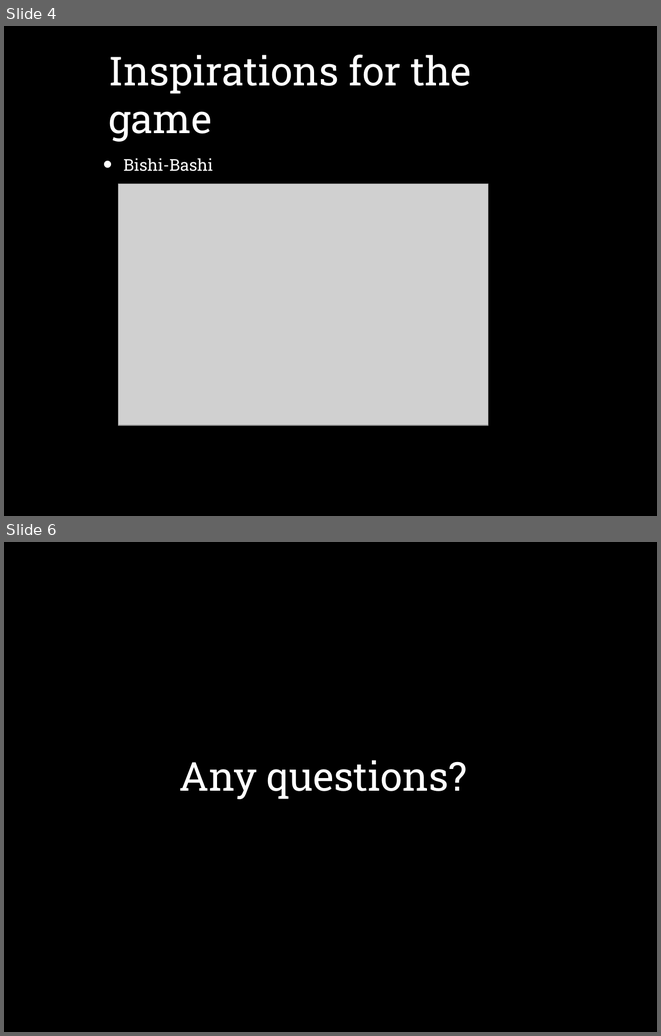
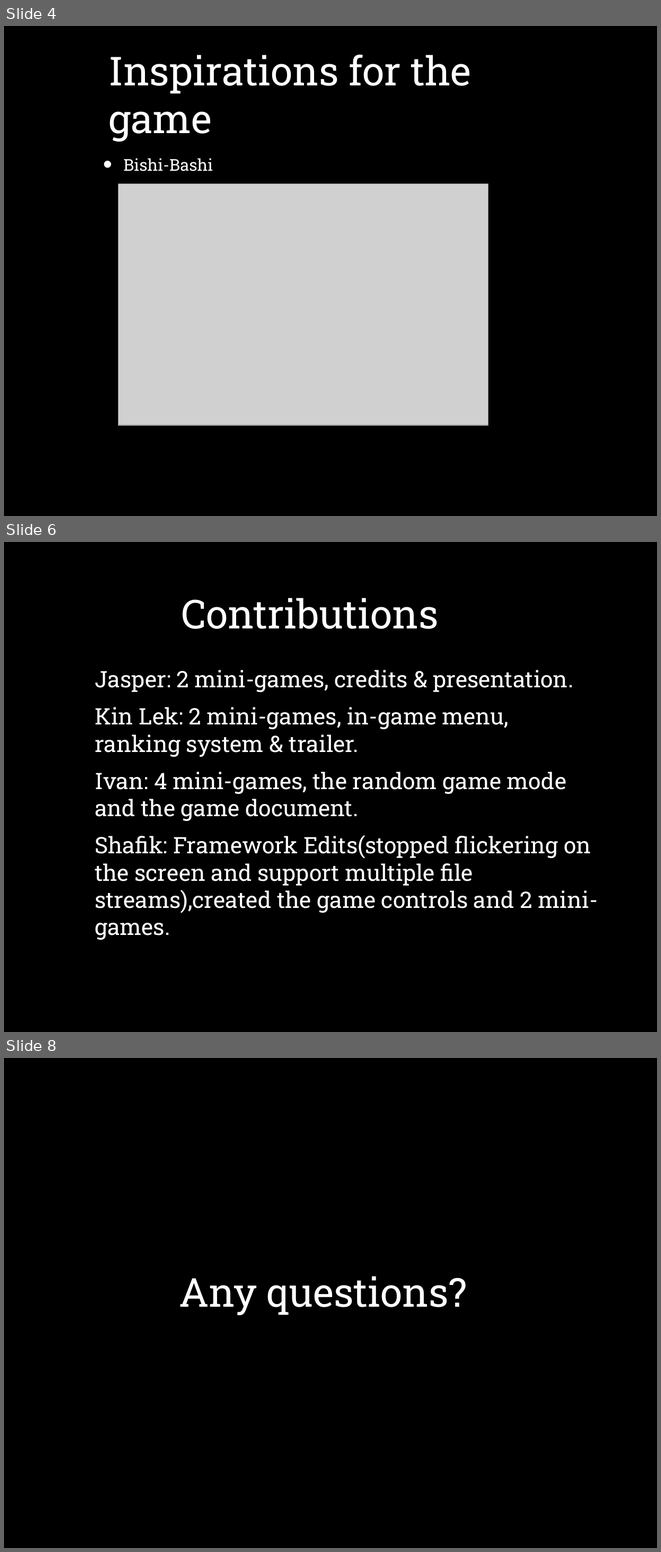
Before and after one commit to uncannycannary/SP1Framework, a slide deck: Button Mash Master.pptx. Shown one above the other, each under a label of ours: slides 4 and 6 before the commit, slides 4, 6 and 8 after it; the slides between them are not shown. The pictures are 661x1036 and 661x1552 pixels, drawn with LibreOffice and Linux fonts; fonts in the diff are those of the drawing; grey boxes stand for pictures; background and template pictures are left out. Boxes give left, top, right and bottom in pixels: in the first picture for what was removed or moved away, otherwise in the second. Text is boxed around its words. In the diff, an @@ line names an element or a change of style, - is before the commit and + after.

Commit message:
Document edits and Gantt chart

```diff
--- a/Button Mash Master.pptx
+++ b/Button Mash Master.pptx
@@ slide 6 added at [4,542,657,1032], background picture (left out); not listed: 4 template elements that a slide beside it also shows @@
@@ title added at [181,598,438,629], 44 pt, text #FFFFFF @@
+Contributions
@@ text added at [95,670,598,940], 25 pt, text #FFFFFF @@
+Jasper: 2 mini-games, credits & presentation.
+Kin Lek: 2 mini-games, in-game menu, ranking system & trailer.
+Ivan: 4 mini-games, the random game mode and the game document.
+Shafik: Framework Edits(stopped flickering on the screen and support multiple file streams),created the game controls and 2 mini-games.
@@ what was slide 6 is now slide 8 @@
```
Also in this commit, not shown: 2 slides changed, 1 other slide added, 5 other files.
